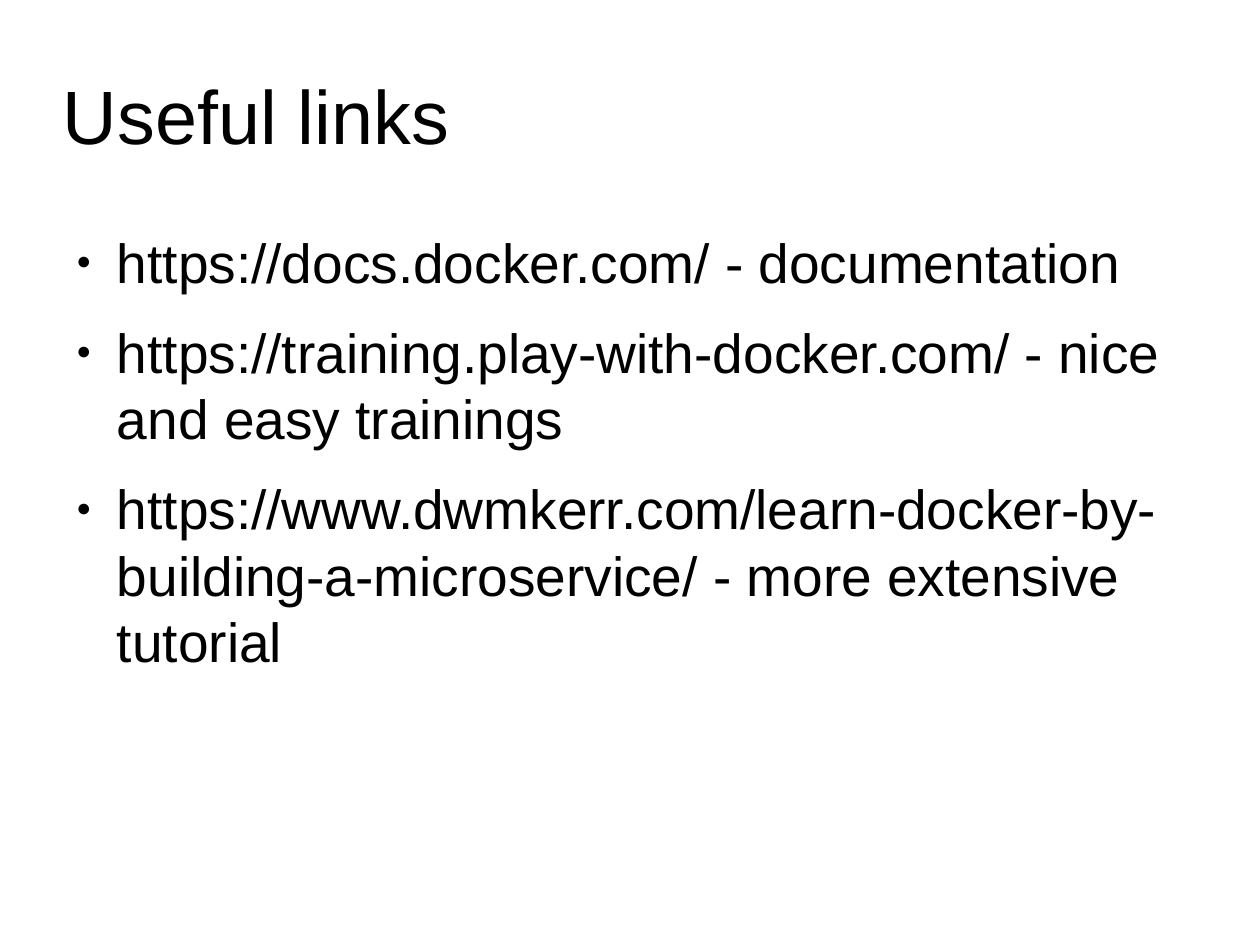
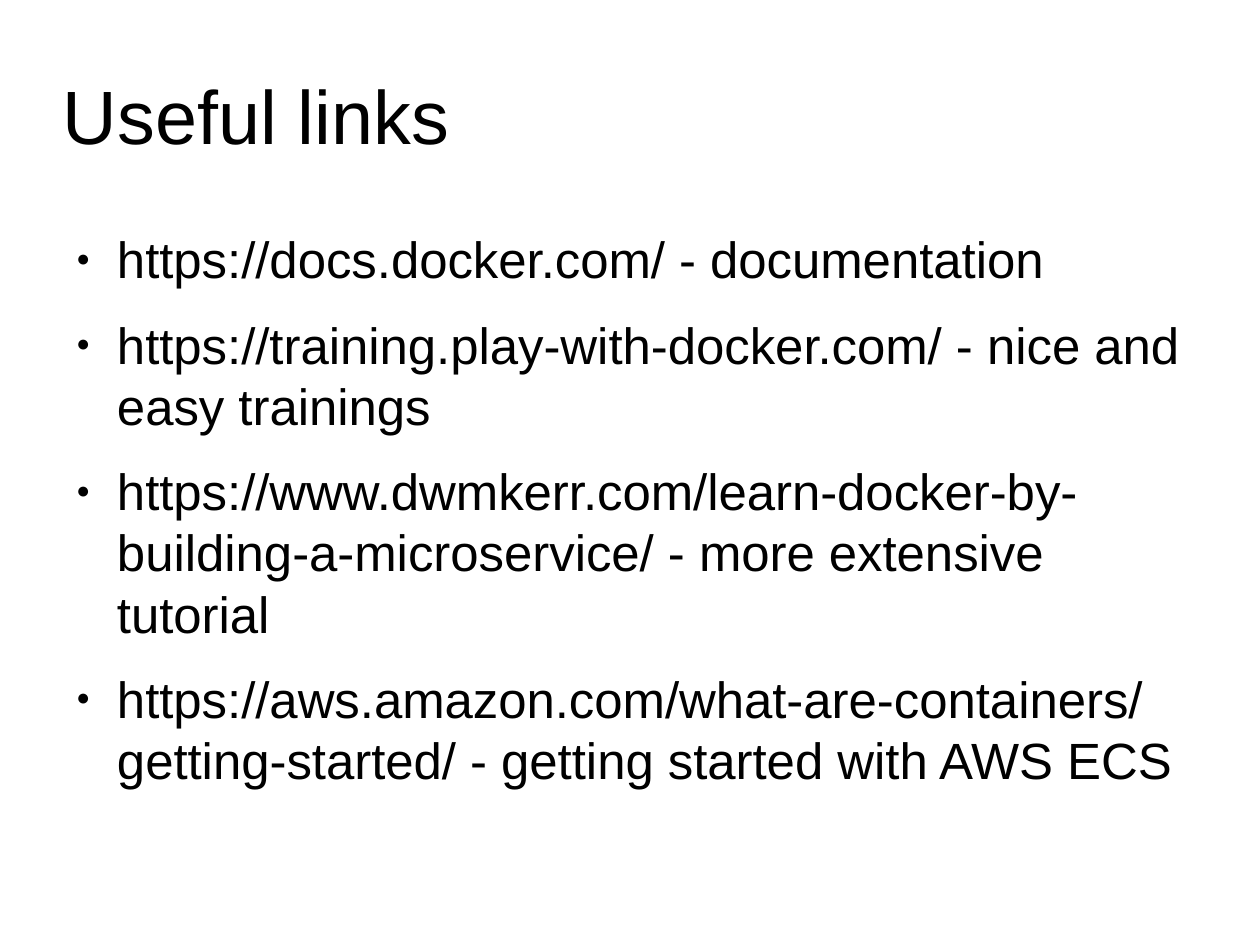
Before and after one commit to meshuga/docker-training, a slide deck: slide 27 of workshop.odp (slide 26 before the commit). Drawn at 1260x945 pixels with LibreOffice and Linux fonts; fonts in the diff are those of the drawing; background and template pictures are left out. Boxes give left, top, right and bottom in pixels: in the first picture for what was removed or moved away, otherwise in the second. Text is boxed around its words. In the diff, an @@ line names an element or a change of style, - is before the commit and + after.

```diff
--- a/workshop.odp
+++ b/workshop.odp
@@ text at bbox=[117, 241, 1179, 634]: size 34.7 to 32.1 pt in "https://docs.docker.com/ - documentation", "https://training.play-with-docker.com/ - nice and easy train ...", "https://www.dwmkerr.com/learn-docker-by-building-a-microserv ..." @@
@@ text at bbox=[117, 681, 1172, 789]: paragraph added @@
+● https://aws.amazon.com/what-are-containers/getting-started/ - getting started with AWS ECS
```
Also in this commit, not shown: 4 other slides changed, 2 slides added, 1 slide removed, 2 other files.
